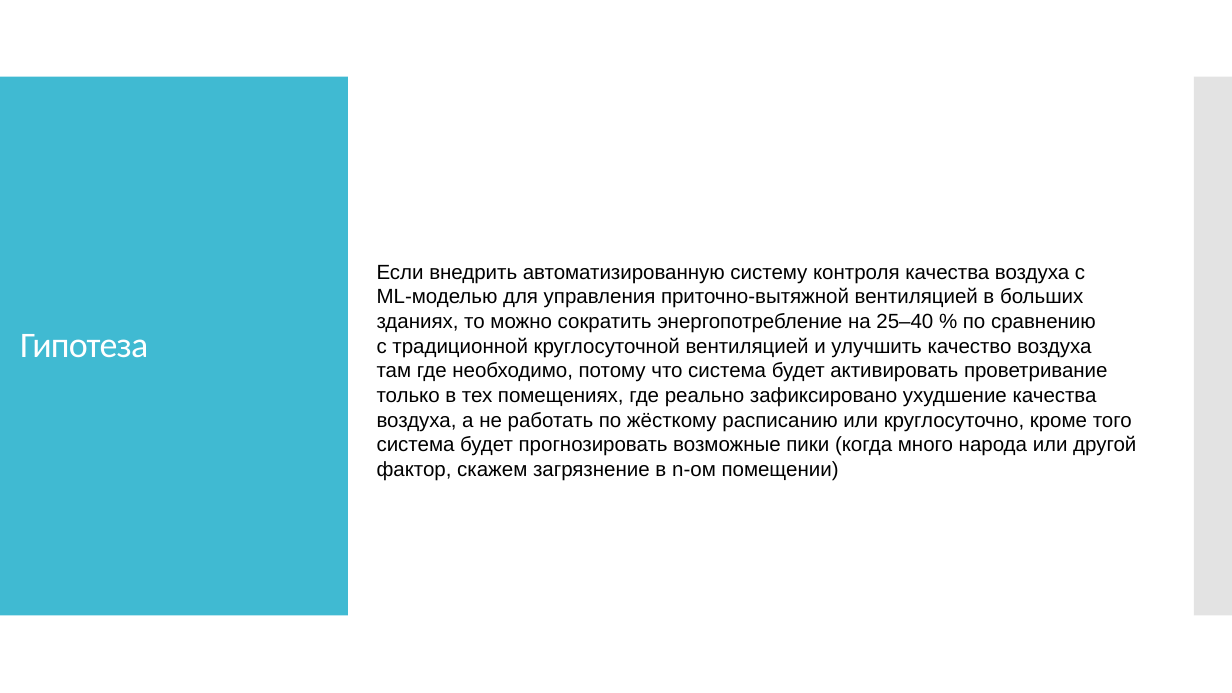
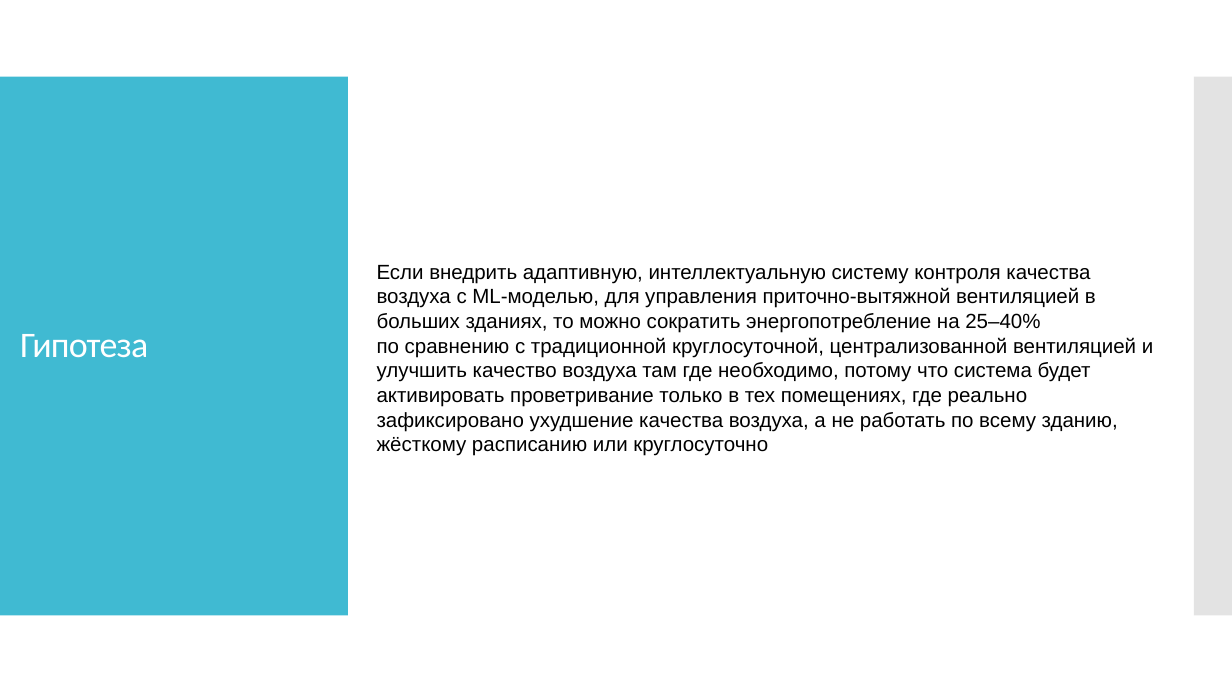
Before and after one commit to IlyyaNeustroev/airQuality, a slide deck: slide 8 of Презентация/АэроМонитор.pptx. Drawn at 1232x693 pixels with LibreOffice and Linux fonts; fonts in the diff are those of the drawing. Boxes give left, top, right and bottom in pixels: in the first picture for what was removed or moved away, otherwise in the second. Text is boxed around its words. In the diff, an @@ line names an element or a change of style, - is before the commit and + after.

```diff
--- a/Презентация/АэроМонитор.pptx
+++ b/Презентация/АэроМонитор.pptx
@@ text at box(377, 265, 1153, 456): text changed @@
-Если внедрить автоматизированную систему контроля качества воздуха с
-ML‑моделью для управления приточно‑вытяжной вентиляцией в больших
-зданиях, то можно сократить энергопотребление на 25–40 % по сравнению
-с традиционной круглосуточной вентиляцией и улучшить качество воздуха
-там где необходимо, потому что система будет активировать проветривание
-только в тех помещениях, где реально зафиксировано ухудшение качества
-воздуха, а не работать по жёсткому расписанию или круглосуточно, кроме того система будет прогнозировать возможные пики (когда много народа или другой фактор, скажем загрязнение в n-ом помещении)
+Если внедрить адаптивную, интеллектуальную систему контроля качества
+воздуха с ML‑моделью, для управления приточно‑вытяжной вентиляцией в
+больших зданиях, то можно сократить энергопотребление на 25–40% по сравнению с традиционной круглосуточной, централизованной вентиляцией и улучшить качество воздуха там где необходимо, потому что система будет
+активировать проветривание только в тех помещениях, где реально
+зафиксировано ухудшение качества воздуха, а не работать по всему зданию, жёсткому расписанию или круглосуточно
```
Also in this commit, not shown: 3 other slides changed, 1 other file.
